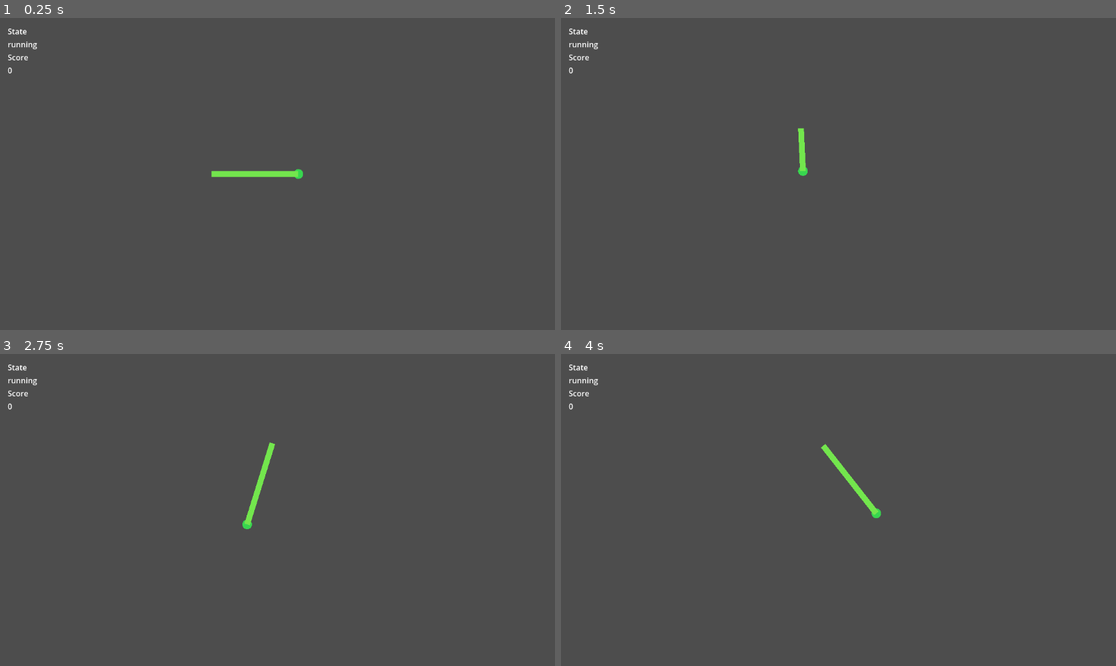
Above: before the commit, frames 1-4 (two rows, left to right).
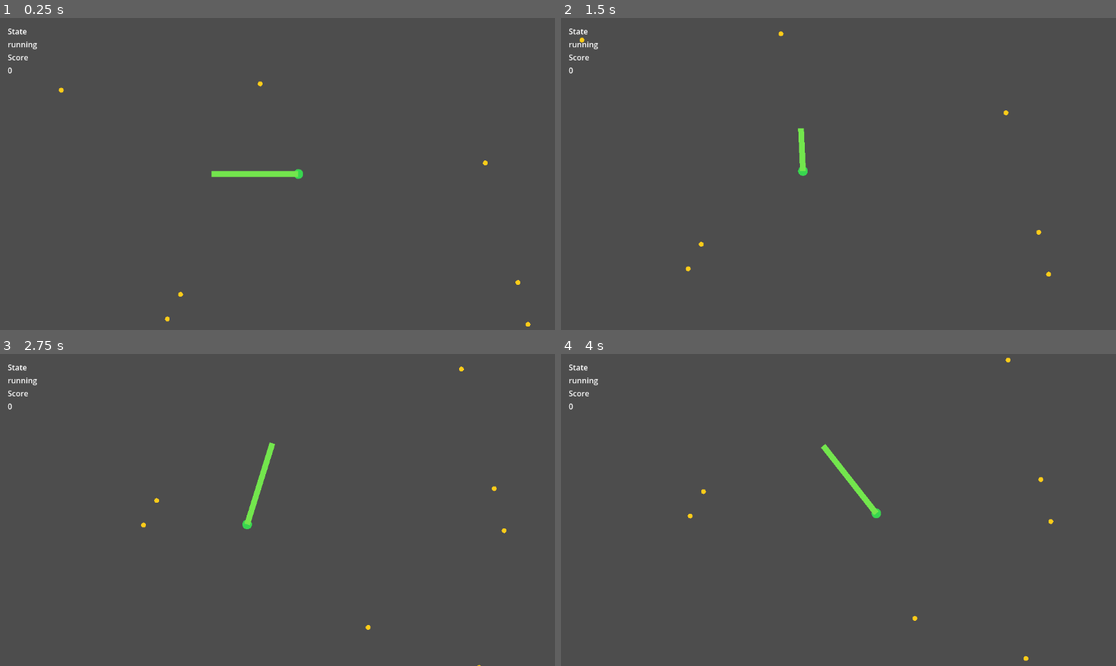
Above: after the commit, the same moments.

Repository: Jlu-waterbrother/snake_combat
Game: Godot game, scene res://scenes/main/main.tscn
The game is run twice, just before and just after one commit, with the same random seed, the same clock (stepped at 60 frames per second) and the same inputs.
Inputs:
- Up to frame 1 (0.25 s): no input
- Up to frame 2 (1.5 s): tap Enter at 0.5 s; hold D (turn_right) 0.53-1.28 s; hold Shift (boost) 0.53-1.28 s; hold A (turn_left) from 1.28 s (still down); tap Shift (boost) at 1.35 s
- Up to frame 3 (2.75 s): release A (turn_left) at 2.03 s; hold D (turn_right) from 2.03 s (still down); hold Shift (boost) from 2.03 s (still down)
- Up to frame 4 (4 s): release Shift (boost) at 2.78 s; tap Shift (boost) at 2.85 s; release D (turn_right) at 3.53 s; hold A (turn_left) from 3.53 s (still down); hold Shift (boost) from 3.53 s (still down)

The runs differ from the first frame. In frame 1, less than 0.1% of the frame differs, in the area x 10-96%, y 20-99%; in frame 2, less than 0.1%, in the area x 3-89%, y 4-83%; in frame 3, less than 0.1%; in frame 4, less than 0.1%.

Commit message:
feat: 实现食物拾取与成长得分闭环（Round 3）
- 新增 FoodItem Area2D 与显式碰撞层/掩码配置
- FoodManager 加入食物对象池、安全出生区采样与回收重生
- 玩家蛇头部 Area2D 拾取检测并携带 snake_id 元数据
- 食物拾取统一驱动分数增长与蛇身长度增长

Co-authored-by: Copilot <223556219+Copilot@users.noreply.github.com>

Diff:
--- a/resources/config/default_food_config.tres
+++ b/resources/config/default_food_config.tres
@@ -6,4 +6,5 @@
 script = ExtResource("1")
 initial_food_count = 64
 spawn_radius = 1400.0
+safe_spawn_radius = 180.0
 respawn_on_consume = true
--- /dev/null
+++ b/scenes/food/food_item.tscn
@@ -0,0 +1,10 @@
+[gd_scene load_steps=2 format=3]
+
+[ext_resource type="Script" path="res://scripts/food/food_item.gd" id="1"]
+
+[node name="FoodItem" type="Area2D"]
+script = ExtResource("1")
+collision_layer = 8
+collision_mask = 4
+
+[node name="CollisionShape2D" type="CollisionShape2D" parent="."]
--- a/scenes/snake/player_snake.tscn
+++ b/scenes/snake/player_snake.tscn
@@ -9,3 +9,9 @@
 width = 12.0
 default_color = Color(0.45, 0.9, 0.3, 1)
 antialiased = true
+
+[node name="HeadArea" type="Area2D" parent="."]
+collision_layer = 4
+collision_mask = 8
+
+[node name="CollisionShape2D" type="CollisionShape2D" parent="HeadArea"]
--- a/scenes/world/world.tscn
+++ b/scenes/world/world.tscn
@@ -7,6 +7,7 @@
 [ext_resource type="Resource" path="res://resources/config/default_food_config.tres" id="5"]
 [ext_resource type="Resource" path="res://resources/config/default_ai_config.tres" id="6"]
 [ext_resource type="PackedScene" path="res://scenes/snake/player_snake.tscn" id="7"]
+[ext_resource type="PackedScene" path="res://scenes/food/food_item.tscn" id="8"]
 
 [node name="World" type="Node2D"]
 script = ExtResource("1")
@@ -21,6 +22,7 @@
 
 [node name="FoodManager" type="Node2D" parent="."]
 script = ExtResource("3")
+food_scene = ExtResource("8")
 
 [node name="CameraRig" type="Camera2D" parent="."]
 current = true
--- a/scripts/config/food_config.gd
+++ b/scripts/config/food_config.gd
@@ -3,4 +3,5 @@
 
 @export var initial_food_count: int = 64
 @export var spawn_radius: float = 1400.0
+@export var safe_spawn_radius: float = 180.0
 @export var respawn_on_consume: bool = true
--- /dev/null
+++ b/scripts/food/food_item.gd
@@ -0,0 +1,55 @@
+extends Area2D
+class_name FoodItem
+
+signal consumed(snake_id: StringName, amount: int)
+
+@export var amount: int = 1
+@export var radius: float = 5.0
+@export var color: Color = Color(0.99, 0.8, 0.1)
+
+@onready var collision_shape: CollisionShape2D = $CollisionShape2D
+
+var food_id: int = 0
+
+func _ready() -> void:
+	collision_layer = 8
+	collision_mask = 4
+	monitoring = true
+	monitorable = true
+	area_entered.connect(_on_area_entered)
+	_sync_collision_radius()
+	queue_redraw()
+
+func _draw() -> void:
+	draw_circle(Vector2.ZERO, radius, color)
+
+func configure(new_food_id: int, world_position: Vector2, new_amount: int) -> void:
+	food_id = new_food_id
+	amount = max(new_amount, 1)
+	global_position = world_position
+	visible = true
+	monitoring = true
+	monitorable = true
+	_sync_collision_radius()
+
+func deactivate() -> void:
+	monitoring = false
+	monitorable = false
+	visible = false
+
+func _on_area_entered(area: Area2D) -> void:
+	if not area.is_in_group("snake_head"):
+		return
+
+	var snake_id_value: Variant = area.get_meta("snake_id", "")
+	if typeof(snake_id_value) != TYPE_STRING and typeof(snake_id_value) != TYPE_STRING_NAME:
+		push_warning("Snake head area missing valid snake_id metadata.")
+		return
+
+	var snake_id: StringName = StringName(snake_id_value)
+	consumed.emit(snake_id, amount)
+
+func _sync_collision_radius() -> void:
+	var shape := CircleShape2D.new()
+	shape.radius = radius
+	collision_shape.shape = shape
--- a/scripts/managers/food_manager.gd
+++ b/scripts/managers/food_manager.gd
@@ -4,27 +4,103 @@
 signal food_spawned(food_id: int, world_position: Vector2)
 signal food_eaten(snake_id: StringName, amount: int)
 
+@export var food_scene: PackedScene
 @export var initial_food_count: int = 64
 @export var spawn_radius: float = 1400.0
+@export var safe_spawn_radius: float = 180.0
+@export var respawn_on_consume: bool = true
+@export var spawn_attempts: int = 8
 
 var _rng: RandomNumberGenerator = RandomNumberGenerator.new()
 var _next_food_id: int = 1
+var _active_food: Array[Area2D] = []
+var _inactive_food: Array[Area2D] = []
 
 func bootstrap_food() -> void:
+	if food_scene == null:
+		push_error("food_scene is not assigned on FoodManager.")
+		return
+
 	_rng.randomize()
+	_ensure_pool_capacity(initial_food_count)
 	for _i: int in range(initial_food_count):
-		_spawn_food_point()
+		_spawn_food_from_pool()
 
-func notify_food_eaten(snake_id: StringName, amount: int = 1) -> void:
-	if amount <= 0:
-		push_warning("Food amount must be positive when eaten.")
+func _ensure_pool_capacity(target_count: int) -> void:
+	while _active_food.size() + _inactive_food.size() < target_count:
+		var food_node := food_scene.instantiate() as Area2D
+		if food_node == null:
+			push_error("food_scene must instantiate to Area2D.")
+			return
+
+		add_child(food_node)
+		if food_node.has_signal("consumed"):
+			food_node.consumed.connect(_on_food_consumed.bind(food_node))
+		else:
+			push_error("Food scene script must define signal 'consumed'.")
+			return
+
+		if food_node.has_method("deactivate"):
+			food_node.call("deactivate")
+		_inactive_food.append(food_node)
+
+func _spawn_food_from_pool() -> void:
+	var food_node: Area2D = _acquire_food_node()
+	if food_node == null:
 		return
+
+	var point: Vector2 = _sample_spawn_point()
+	var food_id: int = _next_food_id
+	_next_food_id += 1
+
+	if food_node.has_method("configure"):
+		food_node.call("configure", food_id, point, 1)
+	else:
+		food_node.global_position = point
+		food_node.visible = true
+		food_node.monitoring = true
+
+	_active_food.append(food_node)
+	food_spawned.emit(food_id, point)
+
+func _acquire_food_node() -> Area2D:
+	if _inactive_food.is_empty():
+		_ensure_pool_capacity(_active_food.size() + 1)
+		if _inactive_food.is_empty():
+			push_error("Unable to allocate food pool node.")
+			return null
+
+	return _inactive_food.pop_back()
+
+func _sample_spawn_point() -> Vector2:
+	var sampled: Vector2 = Vector2.RIGHT * safe_spawn_radius
+	for _attempt: int in range(max(spawn_attempts, 1)):
+		sampled = _random_point_in_radius(spawn_radius)
+		if sampled.length() >= safe_spawn_radius:
+			return sampled
+
+	if sampled == Vector2.ZERO:
+		return Vector2.RIGHT * safe_spawn_radius
+	return sampled.normalized() * safe_spawn_radius
+
+func _random_point_in_radius(radius_limit: float) -> Vector2:
+	var angle: float = _rng.randf_range(0.0, TAU)
+	var radius: float = sqrt(_rng.randf()) * radius_limit
+	return Vector2(cos(angle), sin(angle)) * radius
+
+func _on_food_consumed(snake_id: StringName, amount: int, food_node: Area2D) -> void:
+	if not _active_food.has(food_node):
+		return
+
+	_active_food.erase(food_node)
+	if food_node.has_method("deactivate"):
+		food_node.call("deactivate")
+	else:
+		food_node.visible = false
+		food_node.monitoring = false
+
+	_inactive_food.append(food_node)
 	food_eaten.emit(snake_id, amount)
 
-func _spawn_food_point() -> void:
-	var angle: float = _rng.randf_range(0.0, TAU)
-	var radius: float = sqrt(_rng.randf()) * spawn_radius
-	var point: Vector2 = Vector2(cos(angle), sin(angle)) * radius
-
-	food_spawned.emit(_next_food_id, point)
-	_next_food_id += 1
+	if respawn_on_consume:
+		_spawn_food_from_pool()
--- a/scripts/managers/snake_manager.gd
+++ b/scripts/managers/snake_manager.gd
@@ -7,6 +7,7 @@
 
 @export var player_snake_scene: PackedScene
 @export var movement_config: Resource
+@export var growth_per_food: float = 8.0
 
 var _scores: Dictionary[StringName, int] = {}
 var _snake_nodes: Dictionary[StringName, Node2D] = {}
@@ -28,6 +29,8 @@
 
 	if snake_node.has_method("set_movement_config"):
 		snake_node.call("set_movement_config", movement_config)
+	if snake_node.has_method("set_snake_id"):
+		snake_node.call("set_snake_id", snake_id)
 
 	add_child(snake_node)
 	snake_node.global_position = Vector2.ZERO
@@ -55,6 +58,9 @@
 	_scores[snake_id] += amount
 	score_changed.emit(snake_id, _scores[snake_id])
 
+	if _snake_nodes.has(snake_id) and _snake_nodes[snake_id].has_method("grow_by"):
+		_snake_nodes[snake_id].call("grow_by", growth_per_food * float(amount))
+
 func kill_snake(snake_id: StringName, reason: StringName) -> void:
 	if not _scores.has(snake_id):
 		push_warning("Unknown snake_id for death event: %s" % snake_id)
--- a/scripts/snake/player_snake.gd
+++ b/scripts/snake/player_snake.gd
@@ -11,7 +11,10 @@
 @export var head_color: Color = Color(0.22, 0.84, 0.31)
 
 @onready var body_line: Line2D = $BodyLine
+@onready var head_area: Area2D = $HeadArea
+@onready var head_collision_shape: CollisionShape2D = $HeadArea/CollisionShape2D
 
+var snake_id: StringName = &"player"
 var _heading: Vector2 = Vector2.RIGHT
 var _trail_points: Array[Vector2] = []
 var _segment_spacing: float = 10.0
@@ -21,6 +24,11 @@
 	if _heading == Vector2.ZERO:
 		_heading = Vector2.RIGHT
 
+	head_area.collision_layer = 4
+	head_area.collision_mask = 8
+	head_area.add_to_group("snake_head")
+	_sync_head_collision()
+
 	_trail_points = [global_position, global_position - _heading * body_length]
 	_sync_body_line()
 	queue_redraw()
@@ -29,10 +37,14 @@
 	draw_circle(Vector2.ZERO, head_radius, head_color)
 
 func _physics_process(delta: float) -> void:
-	var base_speed: float = _config_number("base_speed", default_base_speed)
-	var boost_speed: float = _config_number("boost_speed", default_boost_speed)
+	var base_speed_raw: float = _config_number("base_speed", default_base_speed)
+	var boost_speed_raw: float = _config_number("boost_speed", default_boost_speed)
 	var turn_rate_deg: float = _config_number("turn_rate_deg_per_second", default_turn_rate_deg_per_second)
 	_segment_spacing = max(_config_number("segment_spacing", default_segment_spacing), 1.0)
+
+	var growth_ratio: float = max(body_length / 180.0, 1.0)
+	var base_speed: float = base_speed_raw / (1.0 + (growth_ratio - 1.0) * 0.15)
+	var boost_speed: float = boost_speed_raw / (1.0 + (growth_ratio - 1.0) * 0.1)
 
 	var turn_input: float = Input.get_axis("turn_left", "turn_right")
 	_heading = _heading.rotated(deg_to_rad(turn_rate_deg) * turn_input * delta).normalized()
@@ -46,6 +58,18 @@
 
 func set_movement_config(config: Resource) -> void:
 	movement_config = config
+
+func set_snake_id(new_snake_id: StringName) -> void:
+	snake_id = new_snake_id
+	var head := get_node_or_null("HeadArea") as Area2D
+	if head != null:
+		head.set_meta("snake_id", String(snake_id))
+
+func grow_by(length_delta: float) -> void:
+	if length_delta <= 0.0:
+		push_warning("Snake growth delta must be positive.")
+		return
+	body_length += length_delta
 
 func _append_trail_point(world_point: Vector2) -> void:
 	if _trail_points.is_empty():
@@ -90,6 +114,12 @@
 		local_points.append(to_local(world_point))
 	body_line.points = local_points
 
+func _sync_head_collision() -> void:
+	var shape := CircleShape2D.new()
+	shape.radius = head_radius
+	head_collision_shape.shape = shape
+	head_area.set_meta("snake_id", String(snake_id))
+
 func _config_number(property_name: String, fallback: float) -> float:
 	if movement_config == null:
 		return fallback
--- a/scripts/world/world.gd
+++ b/scripts/world/world.gd
@@ -27,6 +27,8 @@
 	if food_config != null:
 		food_manager.initial_food_count = food_config.initial_food_count
 		food_manager.spawn_radius = food_config.spawn_radius
+		food_manager.safe_spawn_radius = food_config.safe_spawn_radius
+		food_manager.respawn_on_consume = food_config.respawn_on_consume
 
 	food_manager.bootstrap_food()
 
Not shown: 1 places in scenes/world/world.tscn that only renumber resources
